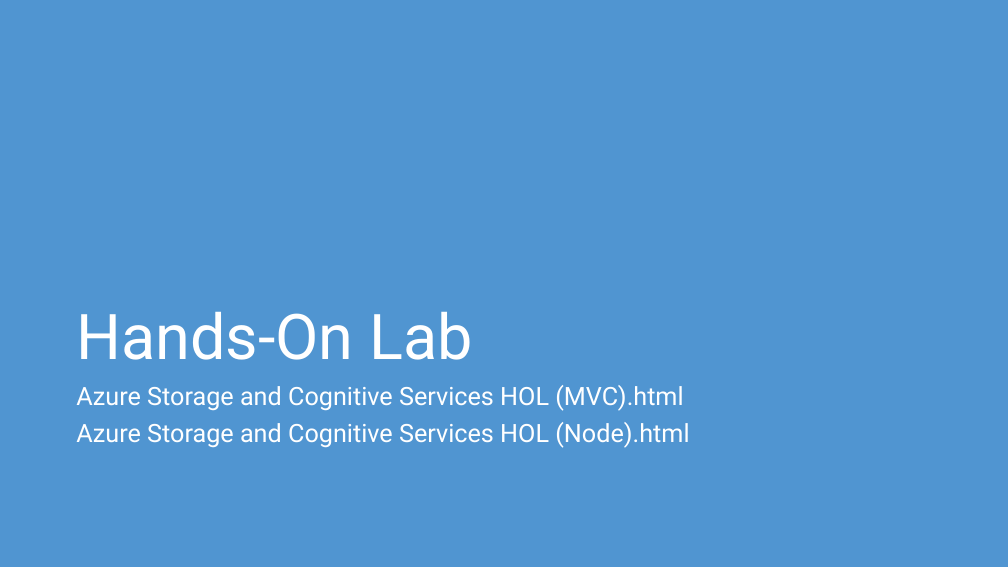
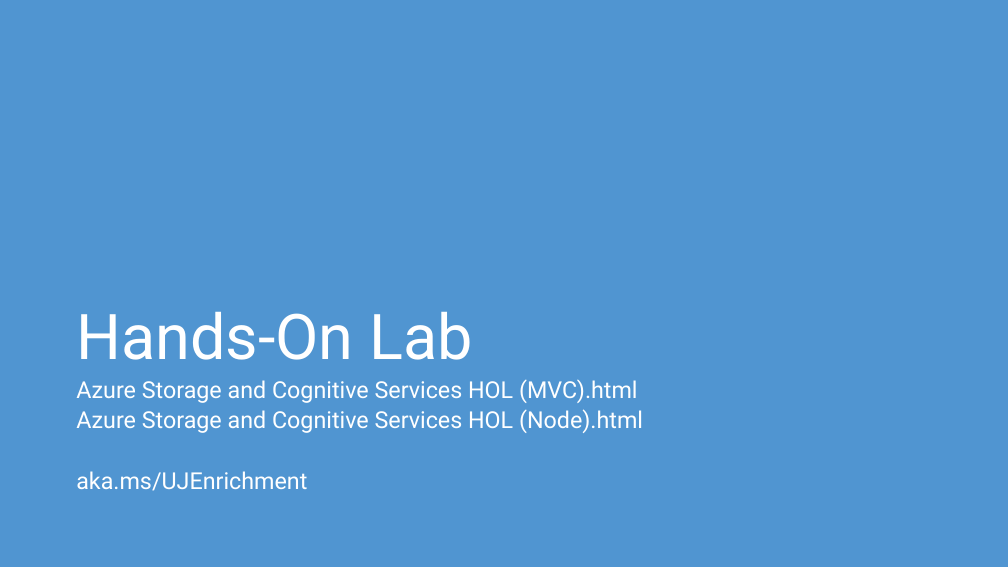
Before and after one commit to jhlouw/UJEnrichmentWeek, a slide deck: slide 23 of Azure Web Development/2. Azure Storage/Azure Storage and Cognitive Services.pptx. Drawn at 1008x567 pixels with LibreOffice and Linux fonts; fonts in the diff are those of the drawing. Boxes give left, top, right and bottom in pixels: in the first picture for what was removed or moved away, otherwise in the second. Text is boxed around its words. In the diff, an @@ line names an element or a change of style, - is before the commit and + after.

Commit message:
Updating slides

```diff
--- a/Azure Web Development/2. Azure Storage/Azure Storage and Cognitive Services.pptx
+++ b/Azure Web Development/2. Azure Storage/Azure Storage and Cognitive Services.pptx
@@ text at (76, 379, 643, 433): size 24 to 22.2 pt in "Azure Storage and Cognitive Services HOL (MVC).html", "Azure Storage and Cognitive Services HOL (Node).html"; line spacing 0.9 to 0.7 @@
@@ text at (76, 471, 307, 491): paragraph added @@
+aka.ms/UJEnrichment
```
Also in this commit, not shown: 1 other slide changed, 1 other file.
